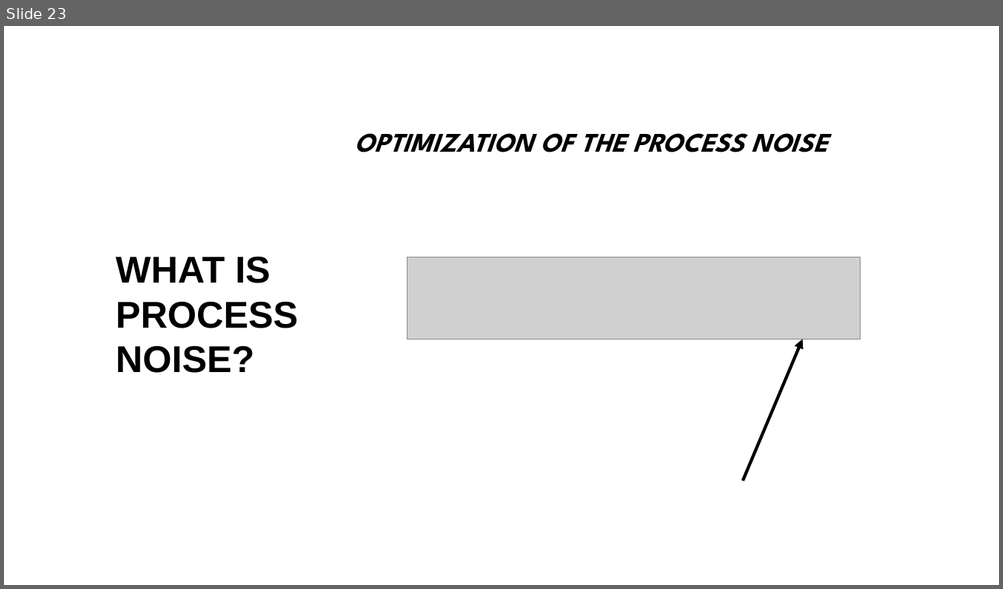
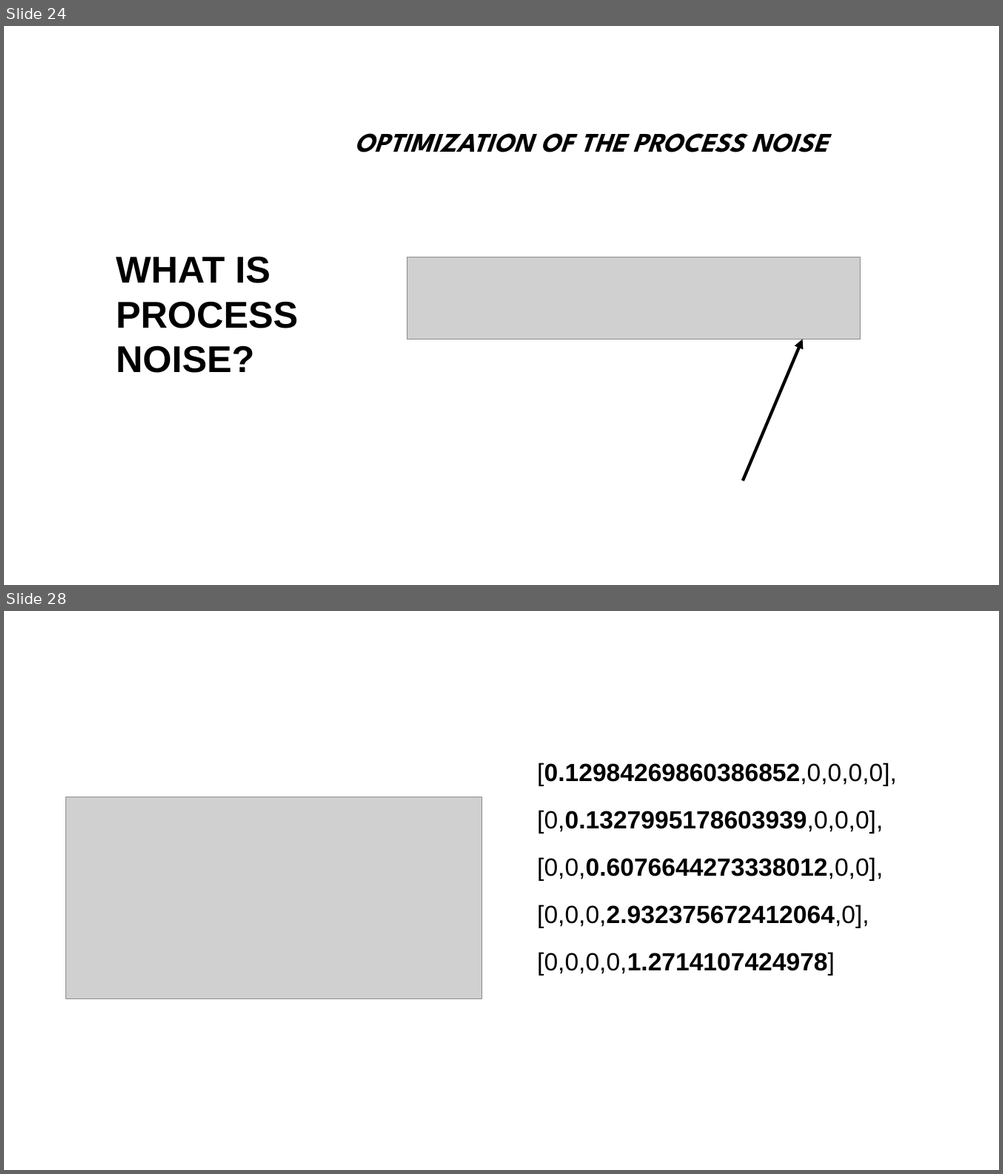
Before and after one commit to tuttyfrutyee/2020_staj, a slide deck: sunum2/kuartis.presentation.template.rev1.pptx. Shown one above the other, each under a label of ours: slide 23 before the commit, slides 24 and 28 after it; the slides between them are not shown. The pictures are 1003x589 and 1003x1174 pixels, drawn with LibreOffice and Linux fonts; fonts in the diff are those of the drawing; grey boxes stand for pictures; background and template pictures are left out. Boxes give left, top, right and bottom in pixels: in the first picture for what was removed or moved away, otherwise in the second. Text is boxed around its words. In the diff, an @@ line names an element or a change of style, - is before the commit and + after.

```diff
--- a/sunum2/kuartis.presentation.template.rev1.pptx
+++ b/sunum2/kuartis.presentation.template.rev1.pptx
@@ slide 28 added at (4, 611, 999, 1170), background #FFFFFF @@
@@ text added at (537, 763, 896, 976), 24 pt, text #000000, bold @@
+[0.12984269860386852,0,0,0,0],
+[0,0.1327995178603939,0,0,0],
+[0,0,0.6076644273338012,0,0],
+[0,0,0,2.932375672412064,0],
+[0,0,0,0,1.2714107424978]
@@ picture added at (66, 797, 481, 999) @@
@@ what was slide 23 is now slide 24 @@
```
Also in this commit, not shown: 1 slide changed, 4 other slides added, 1 slide removed, 20 other files.
